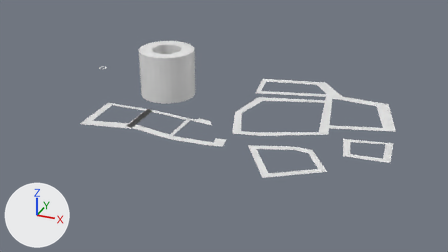
One commit to the Blender file model/NeuFalkenstein.blend: the scene before it, then after it.
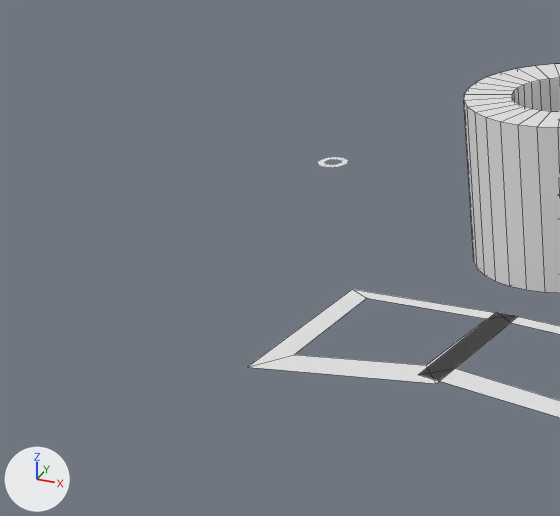
There are two pictures of each version: one from the file's camera 'Camera', one close up on the part from 3% to 37% of the width and 9% to 65% of the height. Arrows for +X, +Y and +Z are at lower left; the lights stay in place. The close-ups show mesh edges as thin lines.

In view in the first close-up: '(16)', '(17)', 'Turm (20)'.
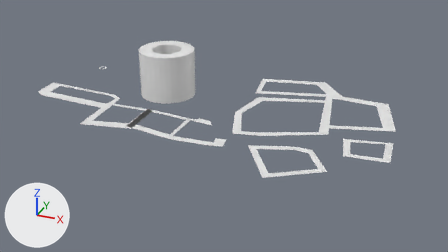
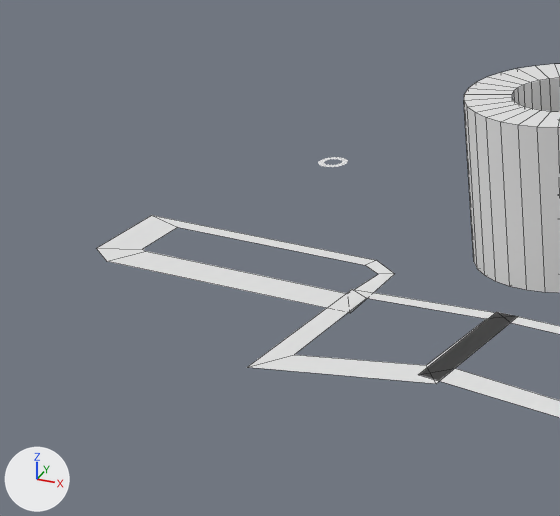
What changed in the scene script:
```text
Add me_plane_012:
    me_plane_012.from_pydata([(-2.64, -0.5, 0.0), (2.44, -1.21, 0.0), (-2.71, 1.02, 0.0), (1.73, 0.72, 0.0), (2.28, 0.35, 0.0), (-2.15, -0.89, 0.0), (-1.99, 0.73, 0.0), (-1.94, -0.27, 0.0), (-1.84, -0.31, 0.0), (2.01, -0.59, 0.0), (2.04, 0.24, 0.0), (1.67, 0.48, 0.0)], [], [(7, 6, 2, 0), (9, 8, 5, 1), (11, 10, 4, 3), (6, 11, 3, 2), (10, 9, 1, 4), (8, 7, 0, 5)])
Change ob_plane_001:
    ob_plane_001.rotation_euler: (0.0, 0.0, 0.266) -> (0.0, 0.0, 0.0)  # degrees (0, 0, 15) -> degrees (0, 0, 0)
    ob_plane_001: bpy.data.objects.new('Plane.001', me_plane_010) -> bpy.data.objects.new('Plane.001', me_plane_012)
    ob_plane_001.location: (14.97, 55.66, -0.09) -> (-44.45, 25.21, -0.27)
    ob_plane_001.scale: (-5.93, -5.93, -5.93) -> (5.46, 5.46, 5.46)
```

Location of each change, [x1, y1, x2, y2] in pixels of the close-ups (560 x 516 px):
'Plane.001', reshaped, moved, rescaled, turned (not visible before): after [96, 215, 394, 313]
